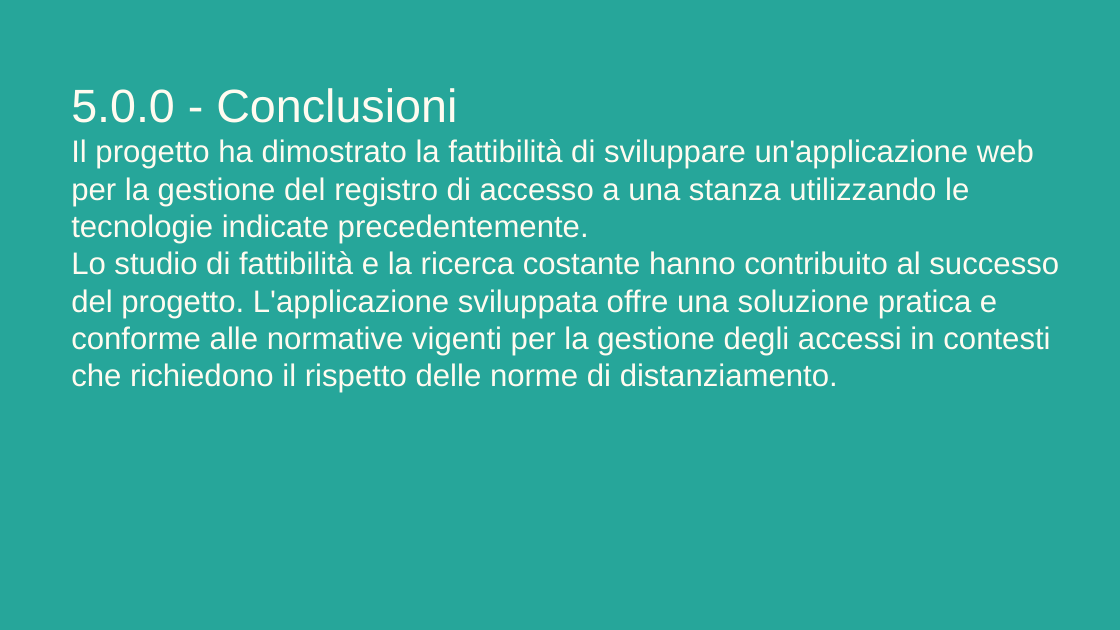
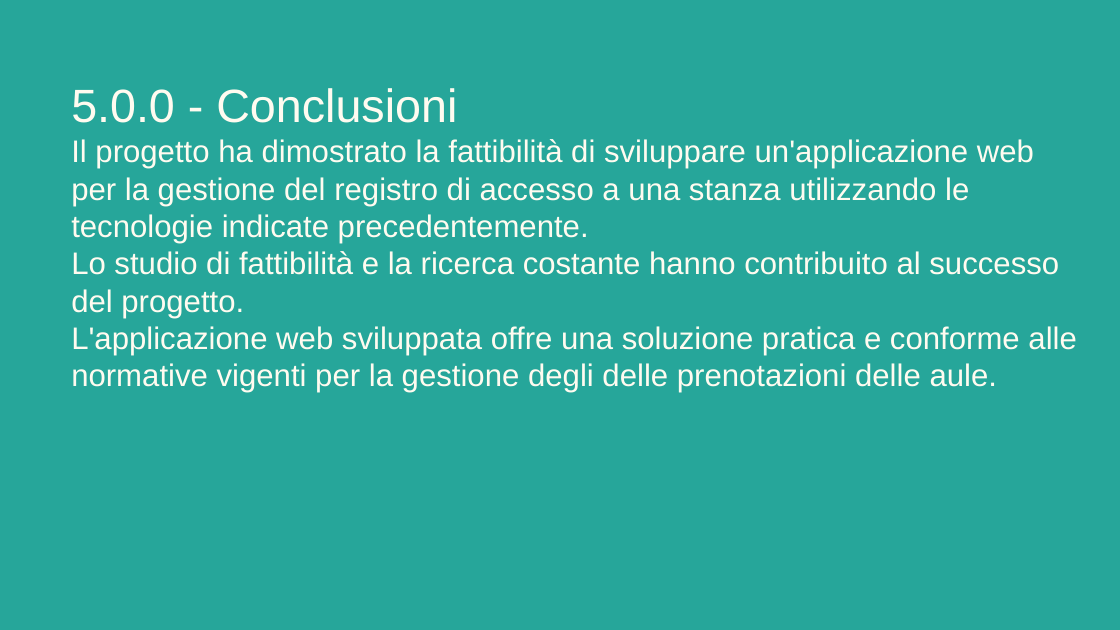
Before and after one commit to Giulia248/UniBookMi, a slide deck: slide 17 of others/Relazione UniBookMi.pptx. Drawn at 1120x630 pixels with LibreOffice and Linux fonts; fonts in the diff are those of the drawing. Boxes give left, top, right and bottom in pixels: in the first picture for what was removed or moved away, otherwise in the second. Text is boxed around its words. In the diff, an @@ line names an element or a change of style, - is before the commit and + after.

Commit message:
[016] FIX report

```diff
--- a/others/Relazione UniBookMi.pptx
+++ b/others/Relazione UniBookMi.pptx
@@ title at (x1=71, y1=88, x2=1076, y2=393): text changed @@
-5.0.0 - Conclusioni
-Il progetto ha dimostrato la fattibilità di sviluppare un'applicazione web per la gestione del registro di accesso a una stanza utilizzando le tecnologie indicate precedentemente.
-Lo studio di fattibilità e la ricerca costante hanno contribuito al successo del progetto. L'applicazione sviluppata offre una soluzione pratica e conforme alle normative vigenti per la gestione degli accessi in contesti che richiedono il rispetto delle norme di distanziamento.
+5.0.0 - Conclusioni
+Il progetto ha dimostrato la fattibilità di sviluppare un'applicazione web per la gestione del registro di accesso a una stanza utilizzando le tecnologie indicate precedentemente.
+Lo studio di fattibilità e la ricerca costante hanno contribuito al successo del progetto.
+L'applicazione web sviluppata offre una soluzione pratica e conforme alle normative vigenti per la gestione degli delle prenotazioni delle aule.
```
